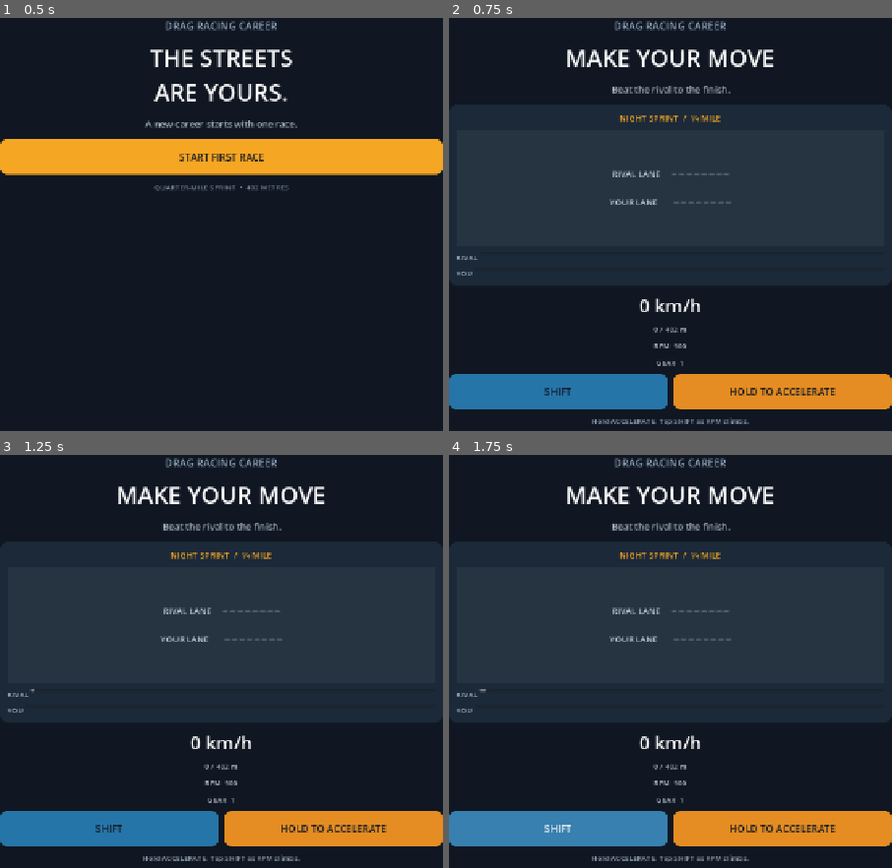
Above: before the commit, frames 1-4 (two rows, left to right).
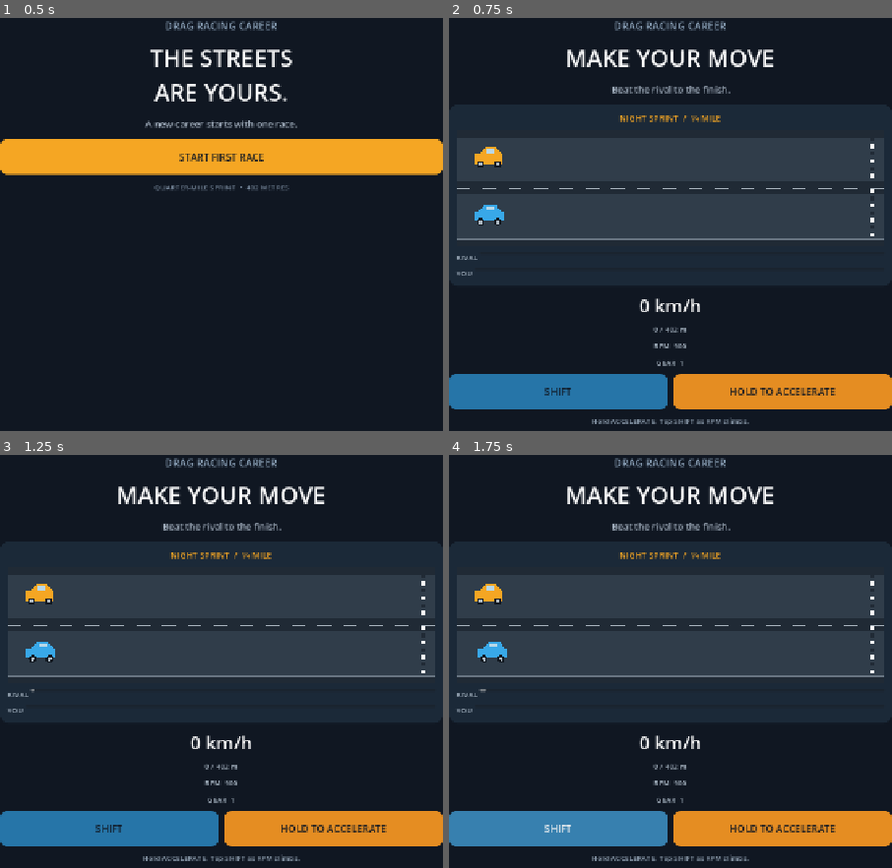
Above: after the commit, the same moments.

Repository: gleeshyyy/-Drag-Racing-Career
Game: Godot game, scene res://main.tscn
Two runs of this game, one before a commit and one after it. Both use one fixed random seed, a clock stepped at 60 frames per second and the inputs below.
Inputs:
- Up to frame 1 (0.5 s): no input
- Up to frame 2 (0.75 s): click "START FIRST RACE" at 0.5 s
- Up to frame 3 (1.25 s): no input
- Up to frame 4 (1.75 s): click "SHIFT" at 1.25 s

Frame 1 is identical in both runs. In frame 2, 1.4% of the frame differs, in the area x 1-99%, y 30-54%; in frame 3, 1.4%; in frame 4, 1.4%.

Commit message:
Add moving cars and visual drag strip

Diff:
--- a/main.gd
+++ b/main.gd
@@ -1,4 +1,38 @@
 extends Control
+
+class DragTrack extends Control:
+	var player_progress := 0.0
+	var rival_progress := 0.0
+
+	func set_progress(player_value: float, rival_value: float) -> void:
+		player_progress = clampf(player_value, 0.0, 1.0)
+		rival_progress = clampf(rival_value, 0.0, 1.0)
+		queue_redraw()
+
+	func _draw() -> void:
+		var w := size.x
+		var h := size.y
+		draw_rect(Rect2(Vector2.ZERO, size), Color("#202a35"))
+		draw_rect(Rect2(Vector2(0, 12), Vector2(w, 72)), Color("#303d4a"))
+		draw_rect(Rect2(Vector2(0, 106), Vector2(w, 72)), Color("#303d4a"))
+		for x in range(0, int(w), 42):
+			draw_rect(Rect2(Vector2(x, 94), Vector2(22, 3)), Color("#aab5bf"))
+		for y in [24.0, 118.0]:
+			draw_line(Vector2(0, y + 60), Vector2(w, y + 60), Color("#687582"), 1.5)
+		var finish_x := w - 24.0
+		for y in range(12, 180, 12):
+			draw_rect(Rect2(Vector2(finish_x, y), Vector2(8, 6)), Color.WHITE if (y / 12) % 2 == 0 else Color("#202a35"))
+		_draw_car(28.0 + player_progress * maxf(0.0, w - 105.0), 48.0, Color("#f5a623"))
+		_draw_car(28.0 + rival_progress * maxf(0.0, w - 105.0), 142.0, Color("#38a8e8"))
+
+	func _draw_car(x: float, center_y: float, paint: Color) -> void:
+		draw_rect(Rect2(Vector2(x, center_y - 10.0), Vector2(48, 17)), paint)
+		draw_colored_polygon(PackedVector2Array([Vector2(x + 9, center_y - 10), Vector2(x + 19, center_y - 20), Vector2(x + 37, center_y - 20), Vector2(x + 44, center_y - 10)]), paint)
+		draw_rect(Rect2(Vector2(x + 21, center_y - 18), Vector2(13, 7)), Color("#b9d8e8"))
+		draw_circle(Vector2(x + 11, center_y + 8), 6.0, Color("#111820"))
+		draw_circle(Vector2(x + 39, center_y + 8), 6.0, Color("#111820"))
+		draw_circle(Vector2(x + 11, center_y + 8), 2.5, Color("#aeb9c3"))
+		draw_circle(Vector2(x + 39, center_y + 8), 2.5, Color("#aeb9c3"))
 
 const TRACK_LENGTH := 402.0
 const ACCELERATION := 23.0
@@ -15,7 +49,6 @@
 var throttle_down := false
 var shift_cooldown := 0.0
 var race_time := 0.0
-var result_text := ""
 
 var title_label: Label
 var status_label: Label
@@ -30,6 +63,7 @@
 var race_panel: VBoxContainer
 var menu_panel: VBoxContainer
 var start_button: Button
+var track_visual: DragTrack
 
 func _ready() -> void:
 	_build_interface()
@@ -121,23 +155,13 @@
 	track_title.add_theme_font_size_override("font_size", 14)
 	track_title.add_theme_color_override("font_color", Color("#f5a623"))
 	track_box.add_child(track_title)
-	var road := ColorRect.new()
-	road.custom_minimum_size = Vector2(0, 190)
-	road.color = Color("#263442")
-	track_box.add_child(road)
-	var road_text := Label.new()
-	road_text.text = "RIVAL LANE     ─ ─ ─ ─ ─ ─ ─ ─\n\nYOUR LANE       ─ ─ ─ ─ ─ ─ ─ ─"
-	road_text.set_anchors_and_offsets_preset(Control.PRESET_FULL_RECT)
-	road_text.horizontal_alignment = HORIZONTAL_ALIGNMENT_CENTER
-	road_text.vertical_alignment = VERTICAL_ALIGNMENT_CENTER
-	road_text.add_theme_font_size_override("font_size", 14)
-	road_text.add_theme_color_override("font_color", Color("#c4d0db"))
-	road.add_child(road_text)
+	track_visual = DragTrack.new()
+	track_visual.custom_minimum_size = Vector2(0, 190)
+	track_box.add_child(track_visual)
 
 	var rival_row := HBoxContainer.new()
 	track_box.add_child(rival_row)
-	var rival_name := _small_label("RIVAL")
-	rival_row.add_child(rival_name)
+	rival_row.add_child(_small_label("RIVAL"))
 	rival_bar = ProgressBar.new()
 	rival_bar.max_value = TRACK_LENGTH
 	rival_bar.size_flags_horizontal = Control.SIZE_EXPAND_FILL
@@ -219,7 +243,6 @@
 		shift_cooldown = 0.35
 		gear_label.text = "GEAR  %d" % gear
 	else:
-		# A mistimed shift costs a little speed.
 		player_speed = maxf(0.0, player_speed - 8.0)
 		rpm = maxf(900.0, rpm - 900.0)
 
@@ -230,6 +253,7 @@
 	gear_label.text = "GEAR  %d" % gear
 	player_bar.value = minf(player_distance, TRACK_LENGTH)
 	rival_bar.value = minf(rival_distance, TRACK_LENGTH)
+	track_visual.set_progress(player_distance / TRACK_LENGTH, rival_distance / TRACK_LENGTH)
 
 func _finish_race() -> void:
 	race_active = false
